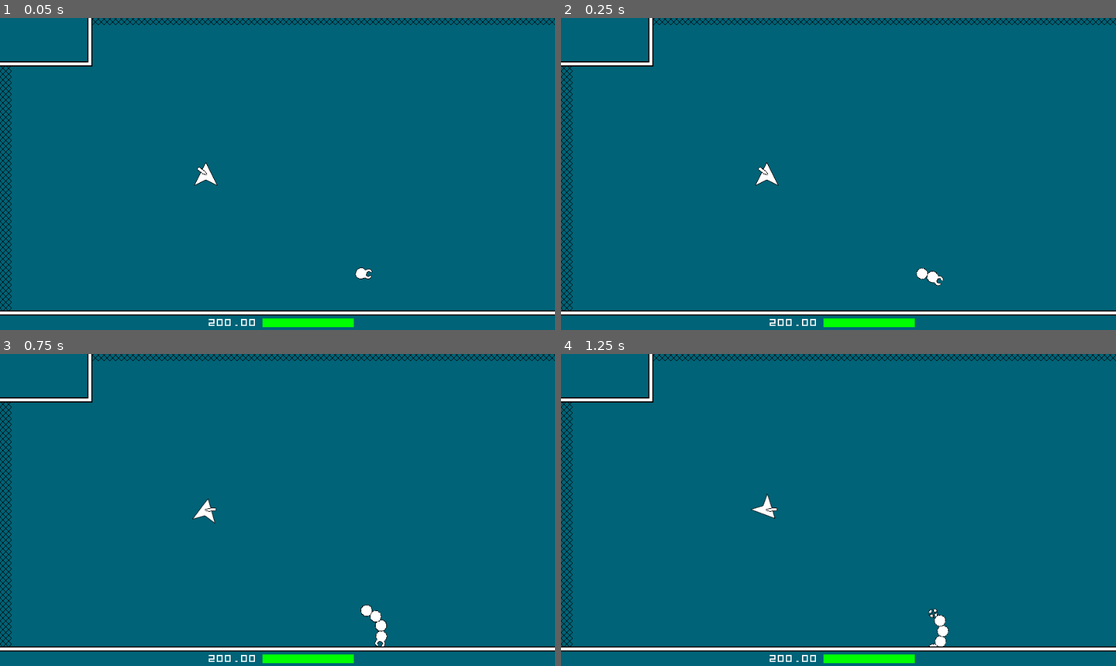
Above: before the commit, frames 1-4 (two rows, left to right).
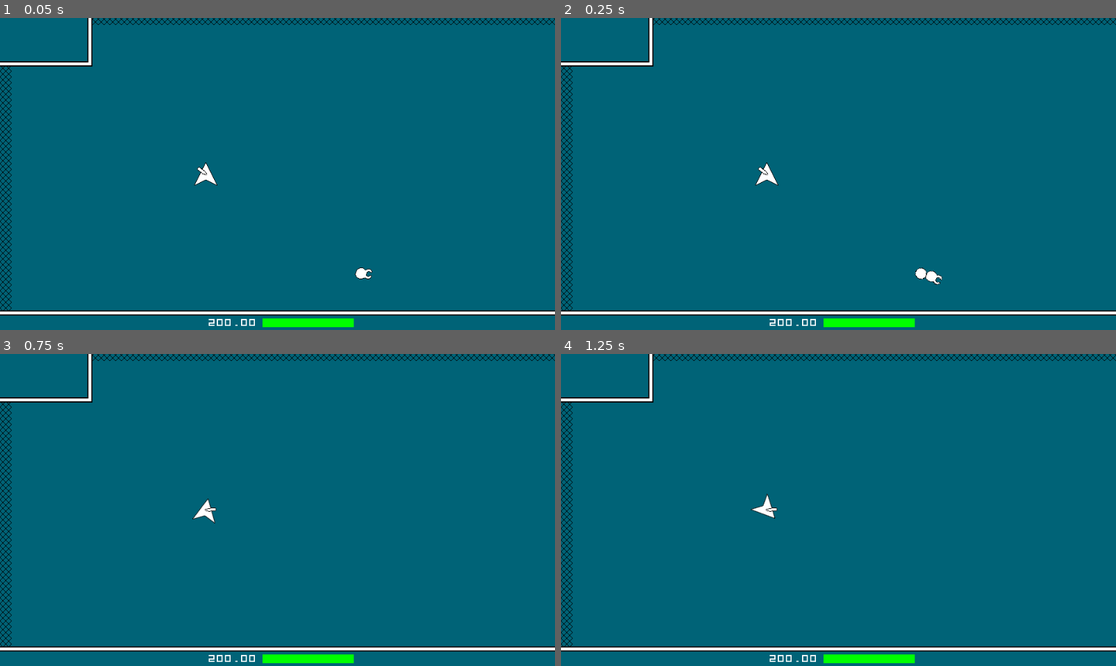
Above: after the commit, the same moments.

Repository: LangII/ProjectSpaceMiner
Game: Godot game, scene res://scenes/Main.tscn
Two runs of this game, one before a commit and one after it. Both use one fixed random seed, a clock stepped at 60 frames per second and the inputs below.
Inputs (mouse positions are in pixels of both pictures, inside the frame that each line leads up to):
- Up to frame 1 (0.05 s): no input
- Up to frame 2 (0.25 s): no input
- Up to frame 3 (0.75 s): move the mouse to (399, 494) at 0.52 s; hold D (right) from 0.53 s (still down); tap T (test) at 0.6 s
- Up to frame 4 (1.25 s): keep holding D (right)

Frame 1 is identical in both runs. In frame 2, less than 0.1% of the frame differs, in the area x 63-69%, y 79-86%; in frame 3, 0.3%, in the area x 64-70%, y 80-94%; in frame 4, 0.2%.

Commit message:
wip enemy02 split

Diff:
--- a/scripts/Enemy02.gd
+++ b/scripts/Enemy02.gd
@@ -72,14 +72,14 @@
 onready var collision = null
 
 onready var SEGMENT_MAX_HEALTH = 80.0
-#onready var segments_health = {}
-
+
+### WOUNDED_MAP is not 100% dynamic.  To add additional levels, you'll have to add additional
+### wounded tweens.
 onready var WOUNDED_MAP = {
 	'high': {'min': 0.0, 'max': 0.25, 'speed': 0.25},
 	'low': {'min': 0.25, 'max': 0.5, 'speed': 1.0}
 }
 onready var WOUNDED_COLOR = Color(1, 0.4, 0.4, 1)  # red
-#onready var wounded_levels = {}
 
 onready var HAS_TAKEN_DMG = false
 
@@ -94,7 +94,7 @@
 	pass
 
 
-func init(_segment_count:int) -> void:
+func init(_segment_count:int, _split_data_pack:Dictionary={}) -> void:
 
 	updateVarsFromSegmentCount(_segment_count)
 
@@ -104,11 +104,7 @@
 
 	initSegmentsMap()
 
-#	moveSegmentsToIgnored()
-
 	$CanGenNewTargetFromColTimer.wait_time = CAN_GEN_NEW_TARGET_FROM_COL_DELAY
-
-#	initSegmentsHealth()
 
 
 func _process(_delta:float) -> void:
@@ -174,45 +170,26 @@
 
 func copySegments() -> void:
 
-#	segments_health['Head'] = SEGMENT_MAX_HEALTH
-#	wounded_levels['Head'] = null
-
 	segments_data['Head'] = {
-		'health': SEGMENT_MAX_HEALTH,
-		'wounded_level': null,
-		'col_node': self,
-		'img_node': $HeadImg
+		'health': SEGMENT_MAX_HEALTH, 'wounded_level': null, 'col_node': self, 'img_node': $HeadImg
 	}
 
 	for i in range(SEGMENT_COUNT, 0, -1):
+
 		var segment = segment_scn.instance()
 		segment.name = 'Segment%02d' % [i]
 		segment.get_node('SegmentImg').name = 'Segment%02dImg' % [i]
 		add_child_below_node($HeadImg, segment)
 
-#		segments_health[segment.name] = SEGMENT_MAX_HEALTH
-#		wounded_levels[segment.name] = null
-
 		segments_data[segment.name] = {
-			'health': SEGMENT_MAX_HEALTH,
-			'wounded_level': null,
-			'col_node': segment,
+			'health': SEGMENT_MAX_HEALTH, 'wounded_level': null, 'col_node': segment,
 			'img_node': segment.get_node('Segment%02dImg' % [i])
 		}
 
-#	segments_health['Tail'] = SEGMENT_MAX_HEALTH
-#	wounded_levels['Tail'] = null
-
 	segments_data['Tail'] = {
-		'health': SEGMENT_MAX_HEALTH,
-		'wounded_level': null,
-		'col_node': $Tail,
+		'health': SEGMENT_MAX_HEALTH, 'wounded_level': null, 'col_node': $Tail,
 		'img_node': $Tail/TailImg
 	}
-
-#	print("\nsegments_health = ", segments_health)
-#	print("\nwounded_levels = ", wounded_levels)
-	print("\nsegments_data = ", segments_data)
 
 
 func initSegmentsMap() -> void:
@@ -244,11 +221,6 @@
 		var segment_node = get_node(segment_name)
 		remove_child(segment_node)
 		$Ignored.add_child(segment_node)
-
-
-#func initSegmentsHealth() -> void:
-#	for _i in SEGMENT_COUNT:
-#		segments_health += [SEGMENT_MAX_HEALTH]
 
 
 ####################################################################################################
@@ -286,7 +258,6 @@
 
 
 func spinTail() -> void:
-#	$Ignored/Tail/TailImg.rotation_degrees += TAIL_SPIN_SPEED * tail_spin_dir
 	$Tail/TailImg.rotation_degrees += TAIL_SPIN_SPEED * tail_spin_dir
 
 
@@ -331,58 +302,19 @@
 	target = global_position + Vector2(target_dist, 0).rotated(target_rot)
 
 
-#func hasDamagedSegment() -> bool:
-#	for segment_health in segments_health.values():
-#		if segment_health < SEGMENT_MAX_HEALTH:  return true
-#	return false
-#
-#
-#func hasWoundedSegment() -> bool:
-#	for wounded_level in wounded_levels.values():
-#		if wounded_level:  return true
-#	return false
-
-
-####################################################################################################
-
-
-#func takeDmg(_dmg)
+####################################################################################################
 
 
 func takeDmg(_node_took_dmg:Object, _dmg:int) -> void:
-
 	HAS_TAKEN_DMG = true
-
-	print("\n_node_took_dmg = ", _node_took_dmg)
-#	print("_dmg = ", _dmg)
-
 	var segment_name = ''
-	if _node_took_dmg.name.begins_with('Segment'):
-		segment_name = _node_took_dmg.name
-	elif _node_took_dmg.name.begins_with('Enemy02'):
-		segment_name = 'Head'
-	elif _node_took_dmg.name == 'Tail':
-		segment_name = 'Tail'
-
-#	segments_health[segment_name] -= _dmg
+	if _node_took_dmg.name.begins_with('Segment'):		segment_name = _node_took_dmg.name
+	elif _node_took_dmg.name.begins_with('Enemy02'):	segment_name = 'Head'
+	elif _node_took_dmg.name == 'Tail':					segment_name = 'Tail'
 	segments_data[segment_name]['health'] -= _dmg
-
 	setWoundedLevels(segment_name)
-
-#	print("")
-	for segment in segments_data.keys():
-		print(segment, " = ", segments_data[segment])
-
 	startWoundedTweenHighUp()
 	startWoundedTweenLowUp()
-
-#	health -= _dmg
-#	if health <= 0:  startQueueFreeSequence()
-#	setWoundedLevel()
-#	if wounded_level:  startWoundedTweenHighUp()
-
-
-
 
 
 func startWoundedTweenHighUp() -> void:
@@ -443,6 +375,70 @@
 			return
 
 
+func getSplitDataPack() -> Dictionary:
+	var split_data_pack_ = {}
+	var spine_ = null
+
+	"""
+	2023-02-02
+	TURNOVER NOTES:
+
+	- When Enemy02 splits:
+
+		- 2 major things have to happen:
+
+			- The old Enemy02 needs to have its Head relocated to just after the split, and the rest
+			of its front section needs to be removed.  This will need to include changes to class
+			vars like 'spine', 'segments_map', and 'segments_data'.
+
+			- The new Enemy02 needs to be spawned by accepting params of 'spine' and segments health.
+
+				- Before spawning new Enemy02, old Enemy02 will need to collect and modify the
+				correct data for new Enemy02 to use.  This includes:
+
+					- modified 'spine'
+					- segments location in spine (spine_i)
+					- segments health
+	"""
+
+	return split_data_pack_
+
+
+func split() -> void:
+
+	var new_head = 'Segment04'
+
+	var new_head_i = segments_map['Segment04']['spine_i']
+
+	var new_spine = spine.slice(segments_map['Segment04']['spine_i'], spine.size())
+
+	var new_head_global_position = spine[segments_map['Segment04']['spine_i']]
+
+	for segment_name in ['Segment01', 'Segment02', 'Segment03', 'Segment04']:
+
+		get_node(segment_name).queue_free()
+
+		segments_map.erase(segment_name)
+
+		segments_data.erase(segment_name)
+
+	for segment_name in segments_map.keys():
+
+		segments_map[segment_name]['spine_i'] -= new_head_i
+
+	spine = new_spine
+
+	global_position = new_head_global_position
+
+	SPEED = util.normalize(
+		4, SEGMENT_COUNT_LOW, SEGMENT_COUNT_HIGH, SPEED_LOW, SPEED_HIGH
+	)
+	INNER_TURN_SHARPNESS = util.normalize(
+		4, SEGMENT_COUNT_LOW, SEGMENT_COUNT_HIGH, INNER_TURN_SHARPNESS_LOW,
+		INNER_TURN_SHARPNESS_HIGH
+	)
+
+
 ####################################################################################################
 
 
@@ -468,65 +464,12 @@
 
 
 
-
-
-
-
-"""
-2023-01-28
-TURNOVER NOTES:
-
-NEXT TO DO
-- I think I'm going to need to have 2 different sets of Tweens.  I'll need TweenLowUp, TweenLowDown,
-TweenHighUp, and TweenHighDown.
-NEXT TO DO
-
-DONE
-- I'm also going to need to setup a more advanced segment map.  The map will need to include
-references for health, wounded_level, col node, and img node.
-DONE
-"""
-
-
-"""
-2023-01-24
-TURNOVER NOTES:
-
-- Thoughts on handling Bullet <> Enemy collision:
-
-	- I currently have it setup for collision if the Enemy's root node is the collision body.  But
-	the problem is with Enemy02, how it has many different collision Areas.
-
-	- I think it should work fine if I add an Area node to the Bullet scene that is parallel to the
-	bullet's Body.  Then the Area node handles collision with enemies that have many different
-	collision areas.  To do this, it will have to trigger a takeDmg() function from the parent of
-	the collided area, and pass it the name of the collided area and a damage value.
-
-	- Bullet gets Area node parallel to Body node.
-	- Bullet's Area senses for collision with Enemies that have multiple collision Areas.
-	- Bullet's Area triggers takeDmg() in the parent of the collision Area, and passes it the name
-	of the collision Area and the damage value.
-"""
 
 
 """
 2023-01-21
 TURNOVER NOTES:
 
-- Need to create an init() to declare and generate number of segments.
-
-- Need to have enemy02 track ship.  When genNewTarget(), if distance to ship is less than VAR, make
-new target be global position of ship.  Also need to make sure that when distance to ship is less
-than VAR, that there is no TileMap between enemy02 and ship.
-
-- Start having interactions between ship and enemy02.  When enemy02 collides with ship, ship takes
-damage and gets knocked back.  When bullets collide with enemy02, enemy02 takes damage.
-
-- Need to figure out enemy02's health.  Each segment will have its own health.  As each segment is
-damaged, the individual segments will start flashing red to indicate damage taken.  If the tail is
-hit, the head takes damage.  If the head dies, the enemy02 dies.  If a segment dies, enemy02 splits
-into 2 enemy02s...  Need to develop mechanic of split.
-
 - Notes for health mechanics:
 
 	- Each Segment has its own individual Health.  In this statement the Head is considered a
--- a/scripts/EnemyGenLogic.gd
+++ b/scripts/EnemyGenLogic.gd
@@ -76,7 +76,7 @@
 
 	_enemies_.add_child(enemy_inst)
 
-	enemy_inst.init(4)
+	enemy_inst.init(8)
 
 	enemy_inst.global_position = Vector2(620, 450)
 
--- a/scripts/Main.gd
+++ b/scripts/Main.gd
@@ -38,16 +38,24 @@
 
 		var enemy = get_node('Gameplay/Enemies/Enemy02')
 
-		enemy.target = Vector2(620, 1000)
+		enemy.split()
 
-		print("\nname =                        ", enemy.name)
-		print("global_position =              ", enemy.global_position)
-		print("target =                       ", enemy.target)
-		print("is_touching_wall =             ", enemy.is_touching_wall)
-		print("can_get_new_target_from_col =  ", enemy.can_get_new_target_from_col)
-		print("angle_to_target =              ", enemy.angle_to_target)
-		print("is_approaching_target =        ", enemy.is_approaching_target)
-		print("angle_to_target_is_expanding = ", enemy.angle_to_target_is_expanding)
+#		print("\nenemy.spine =\n", enemy.spine)
+
+#		print("\nenemy.segments_map =\n", enemy.segments_map)
+
+#		print("\nenemy.segments_data =\n", enemy.segments_data)
+
+#		enemy.target = Vector2(620, 1000)
+
+#		print("\nname =                        ", enemy.name)
+#		print("global_position =              ", enemy.global_position)
+#		print("target =                       ", enemy.target)
+#		print("is_touching_wall =             ", enemy.is_touching_wall)
+#		print("can_get_new_target_from_col =  ", enemy.can_get_new_target_from_col)
+#		print("angle_to_target =              ", enemy.angle_to_target)
+#		print("is_approaching_target =        ", enemy.is_approaching_target)
+#		print("angle_to_target_is_expanding = ", enemy.angle_to_target_is_expanding)
 
 #        var test_x = 10
 #        var test_y = 50
